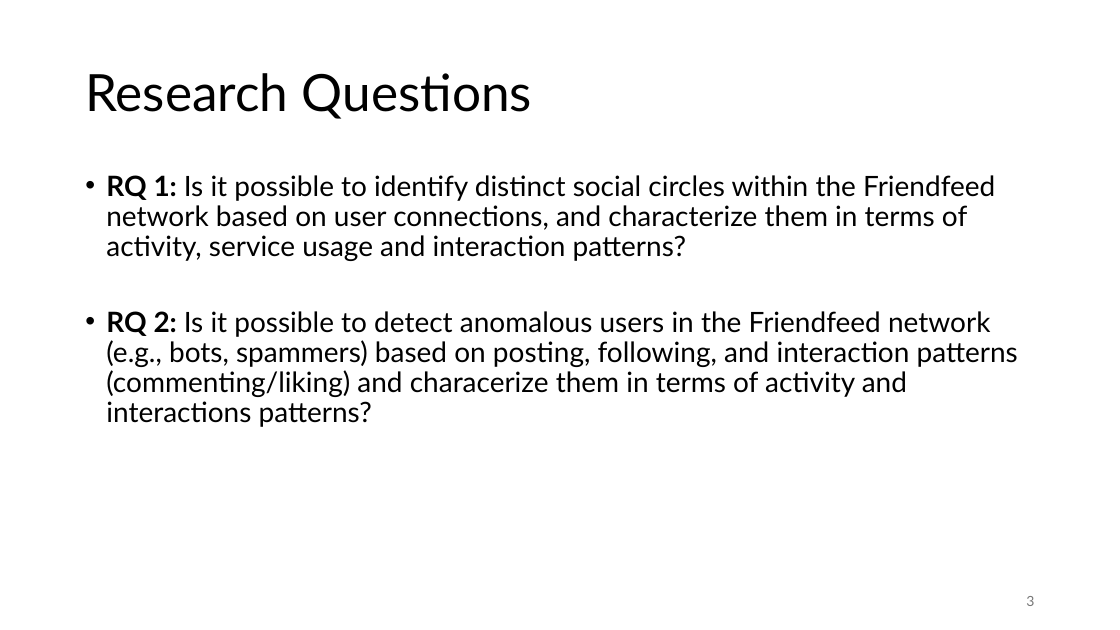
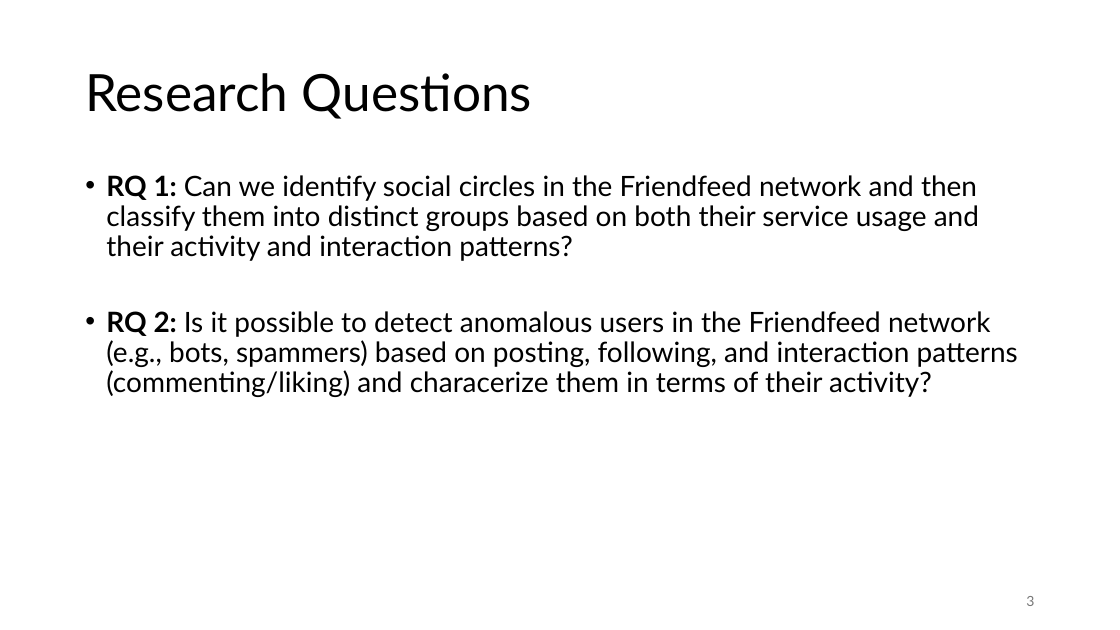
Before and after one commit to jonas-blum/data-mining-1, a slide deck: slide 3 of project/project-presentation-group51.pptx. Drawn at 1120x630 pixels with LibreOffice and Linux fonts; fonts in the diff are those of the drawing. Boxes give left, top, right and bottom in pixels: in the first picture for what was removed or moved away, otherwise in the second. Text is boxed around its words. In the diff, an @@ line names an element or a change of style, - is before the commit and + after.

```diff
--- a/project/project-presentation-group51.pptx
+++ b/project/project-presentation-group51.pptx
@@ text at (x1=106, y1=175, x2=1018, y2=397): text changed @@
-• RQ 1: Is it possible to identify distinct social circles within the Friendfeed network based on user connections, and characterize them in terms of activity, service usage and interaction patterns?
-• RQ 2: Is it possible to detect anomalous users in the Friendfeed network (e.g., bots, spammers) based on posting, following, and interaction patterns (commenting/liking) and characerize them in terms of activity and interactions patterns?
+• RQ 1: Can we identify social circles in the Friendfeed network and then classify them into distinct groups based on both their service usage and their activity and interaction patterns?
+• RQ 2: Is it possible to detect anomalous users in the Friendfeed network (e.g., bots, spammers) based on posting, following, and interaction patterns (commenting/liking) and characerize them in terms of their activity?
```
Also in this commit, not shown: 11 other slides changed, 3 slides removed, 6 other files.
